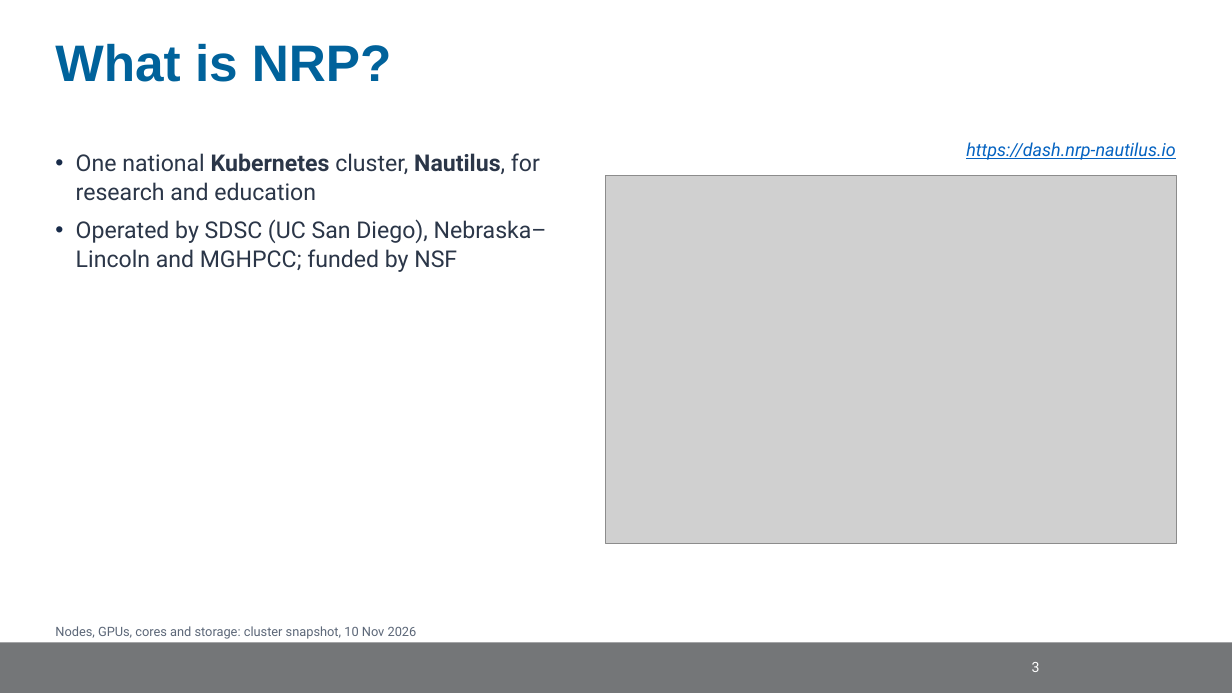
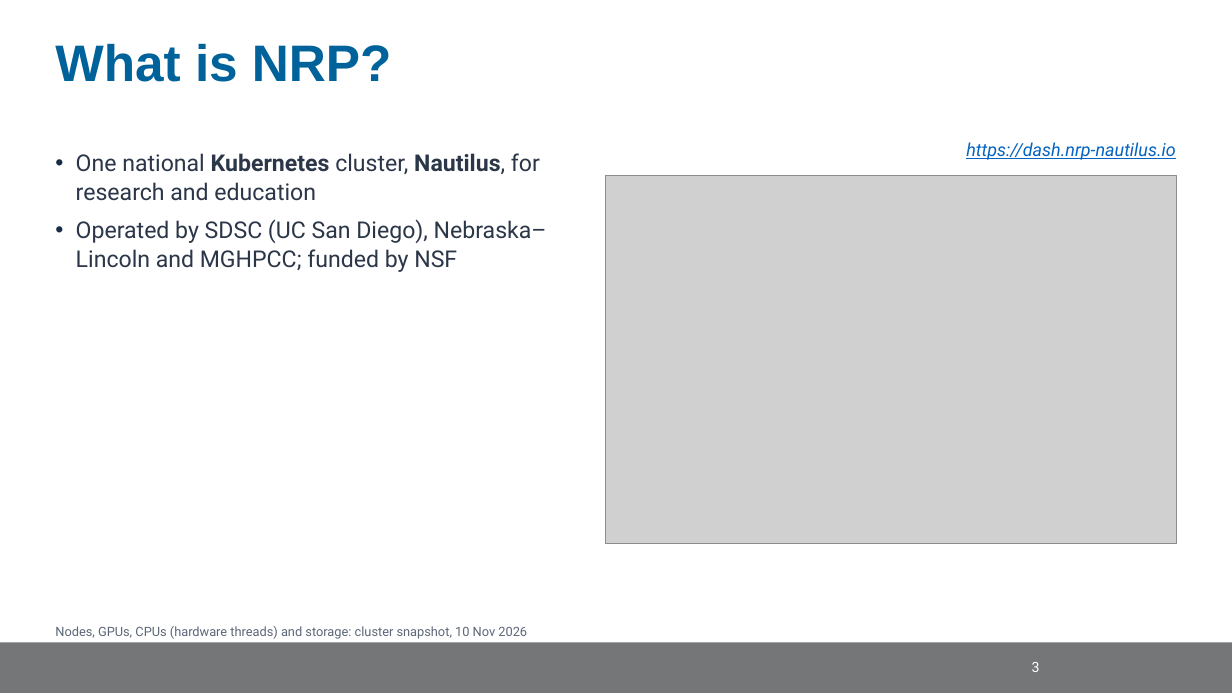
Before and after one commit to nrp-nautilus/nrp-training, a slide deck: slide 4 of trainings/scinet-sc26/slides/scinet-nrp.pptx. Drawn at 1232x693 pixels with LibreOffice and Linux fonts; fonts in the diff are those of the drawing; grey boxes stand for pictures; background and template pictures are left out. Boxes give left, top, right and bottom in pixels: in the first picture for what was removed or moved away, otherwise in the second. Text is boxed around its words. In the diff, an @@ line names an element or a change of style, - is before the commit and + after.

Commit message:
scinet-sc26: count physical nodes only; CPUs, not cores
The snapshot summed CPU capacity over every Node object, including two
Admiralty virtual nodes that stand in for remote clusters (23,904 CPUs).
Physical nodes: 534 and 35,448 CPUs (hardware threads), which matches the
dashboard once the 21 nodes it doesn't list are left out. snapshot.py now
skips virtual nodes; the 10 Nov numbers, slides and pages are corrected.

```diff
--- a/trainings/scinet-sc26/slides/scinet-nrp.pptx
+++ b/trainings/scinet-sc26/slides/scinet-nrp.pptx
@@ text at (x1=55, y1=626, x2=527, y2=639): text changed @@
-Nodes, GPUs, cores and storage: cluster snapshot, 10 Nov 2026
+Nodes, GPUs, CPUs (hardware threads) and storage: cluster snapshot, 10 Nov 2026
```
Also in this commit, not shown: 6 other slides changed, 9 other files.
